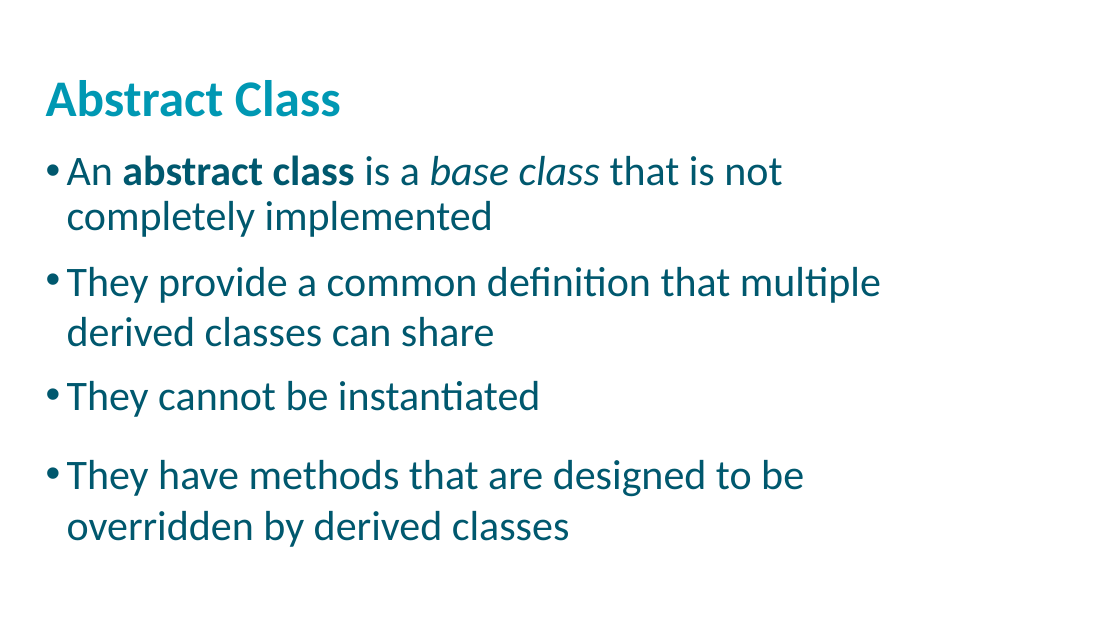
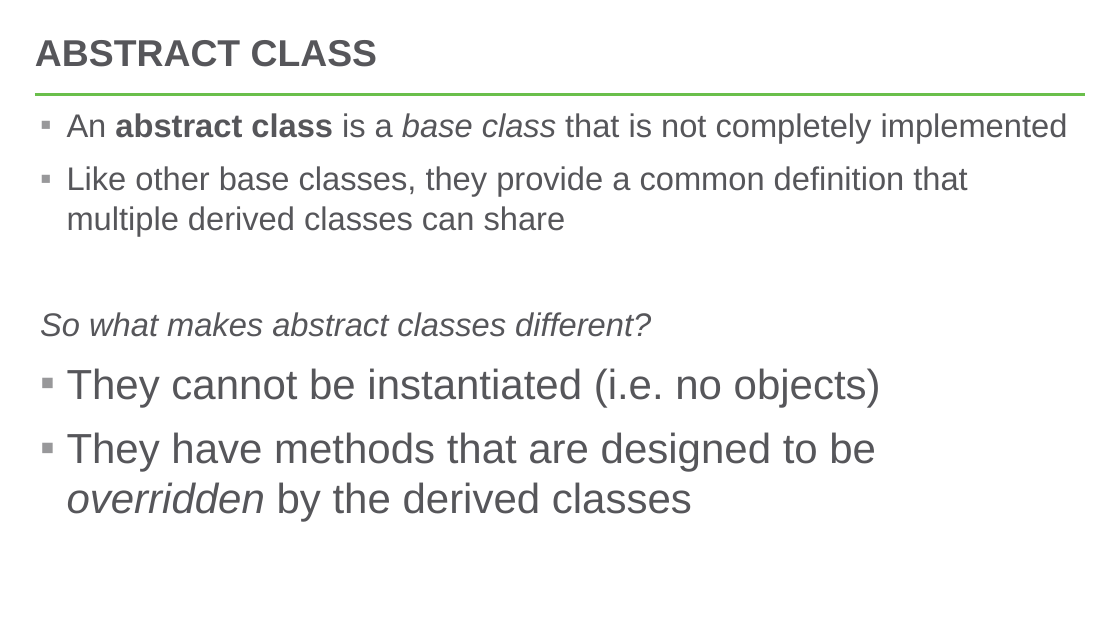
Before and after one commit to hytechclub/cs-102, a slide deck: slide 3 of AbstractClasses/AbstractClasses.pptx. Drawn at 1120x630 pixels with LibreOffice and Linux fonts; fonts in the diff are those of the drawing; background and template pictures are left out. Boxes give left, top, right and bottom in pixels: in the first picture for what was removed or moved away, otherwise in the second. Text is boxed around its words. In the diff, an @@ line names an element or a change of style, - is before the commit and + after.

Commit message:
update abstract methods ppt

```diff
--- a/AbstractClasses/AbstractClasses.pptx
+++ b/AbstractClasses/AbstractClasses.pptx
@@ title "ABSTRACT CLASS" at [35, 40, 377, 67]: vertical alignment top to middle @@
@@ title at [35, 40, 377, 67]: text changed; size 44 to 32 pt; font Calibri to Arial; text colour #0098B2 to #56565A @@
-Abstract Class
+ABSTRACT CLASS
@@ line added from (35, 94) to (1086, 94), #54C8E8 2.25 pt @@
@@ text added at [40, 113, 1068, 522], 28 pt, text #56565A @@
+▪ An abstract class is a base class that is not completely implemented
+▪ Like other base classes, they provide a common definition that multiple derived classes can share
+So what makes abstract classes different?
+▪ They cannot be instantiated (i.e. no objects)
+▪ They have methods that are designed to be overridden by the derived classes
@@ text removed at [67, 155, 782, 237] @@
-• An abstract class is a base class that is not completely implemented
@@ text removed at [67, 267, 881, 347] @@
-• They provide a common definition that multiple derived classes can share
@@ text removed at [67, 381, 541, 417] @@
-• They cannot be instantiated
@@ text removed at [67, 460, 804, 547] @@
-• They have methods that are designed to be overridden by derived classes
```
Also in this commit, not shown: 4 other slides changed.
